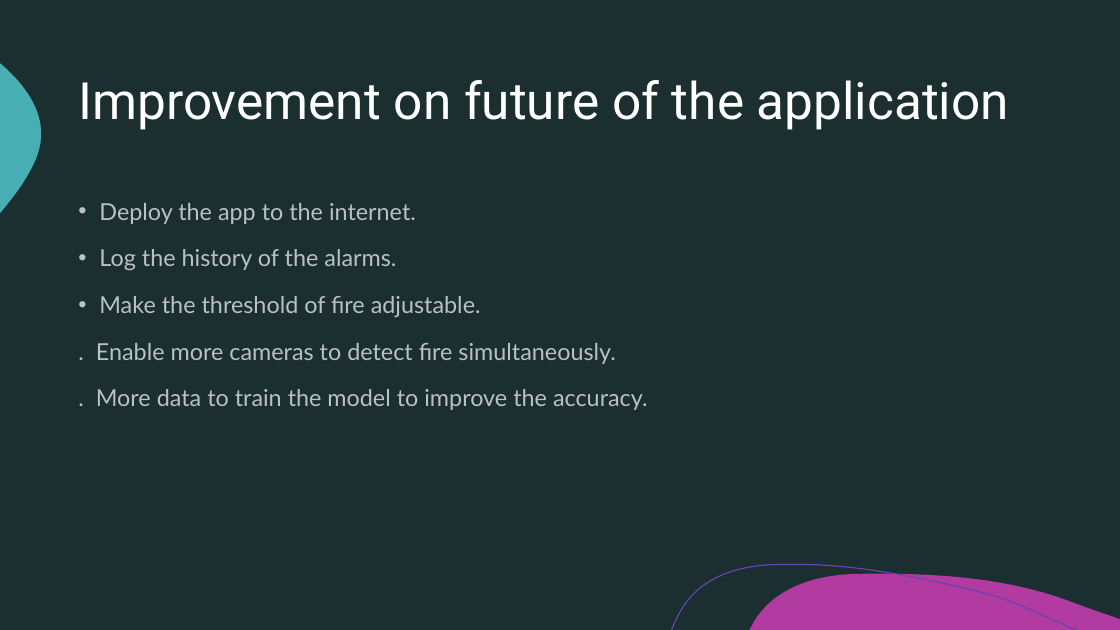
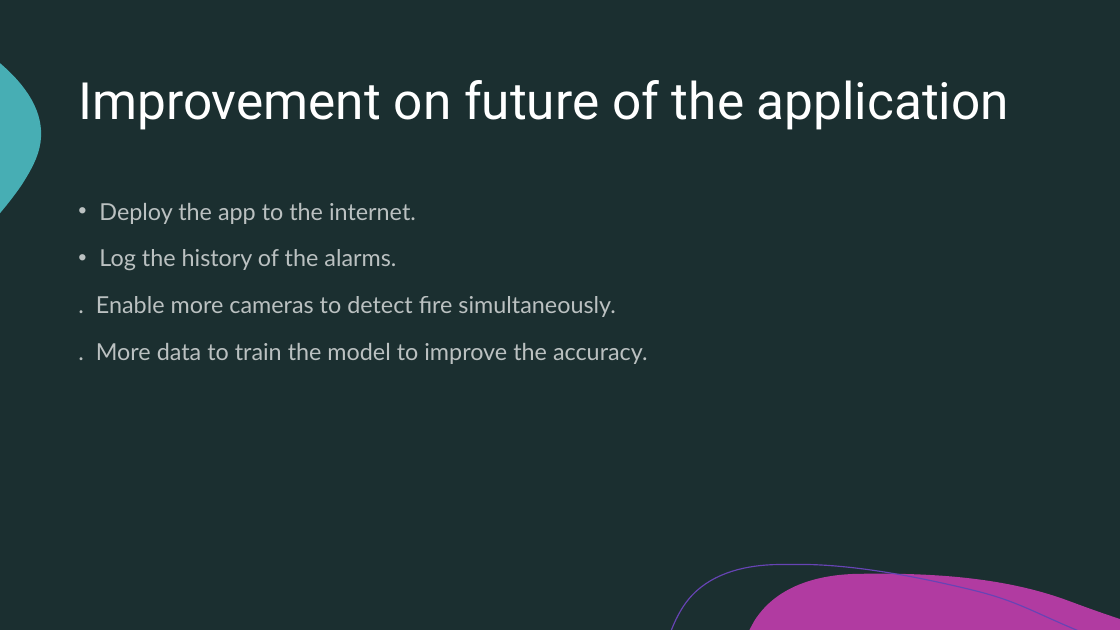
Before and after one commit to xmjcc/capstone, a slide deck: slide 6 of doc/capstonefinalpresentation.pptx. Drawn at 1120x630 pixels with LibreOffice and Linux fonts; fonts in the diff are those of the drawing. Boxes give left, top, right and bottom in pixels: in the first picture for what was removed or moved away, otherwise in the second. Text is boxed around its words. In the diff, an @@ line names an element or a change of style, - is before the commit and + after.

```diff
--- a/doc/capstonefinalpresentation.pptx
+++ b/doc/capstonefinalpresentation.pptx
@@ text at box(99, 296, 481, 317): paragraph removed @@
-• Make the threshold of fire adjustable.
```
Also in this commit, not shown: 5 other slides changed, 2 other files.
